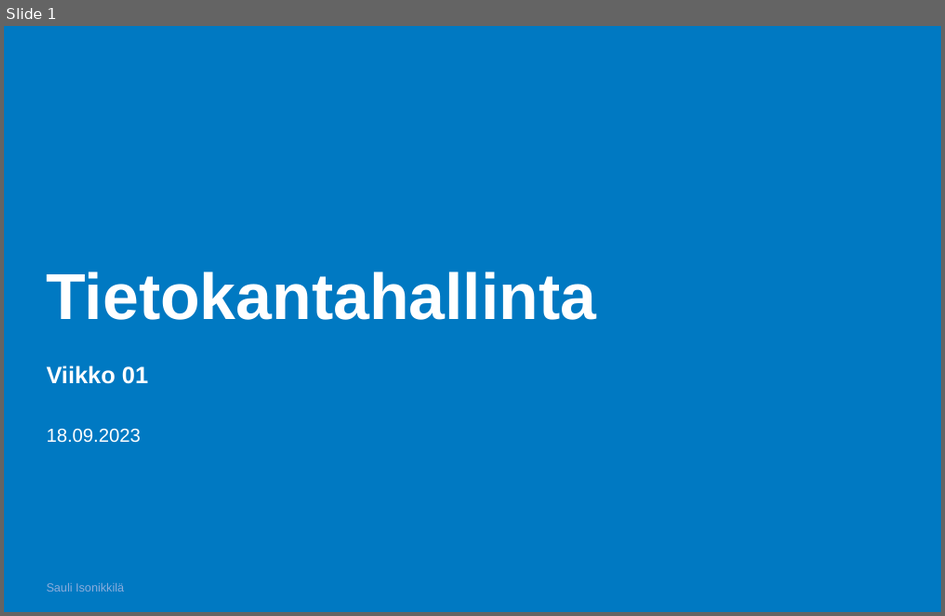
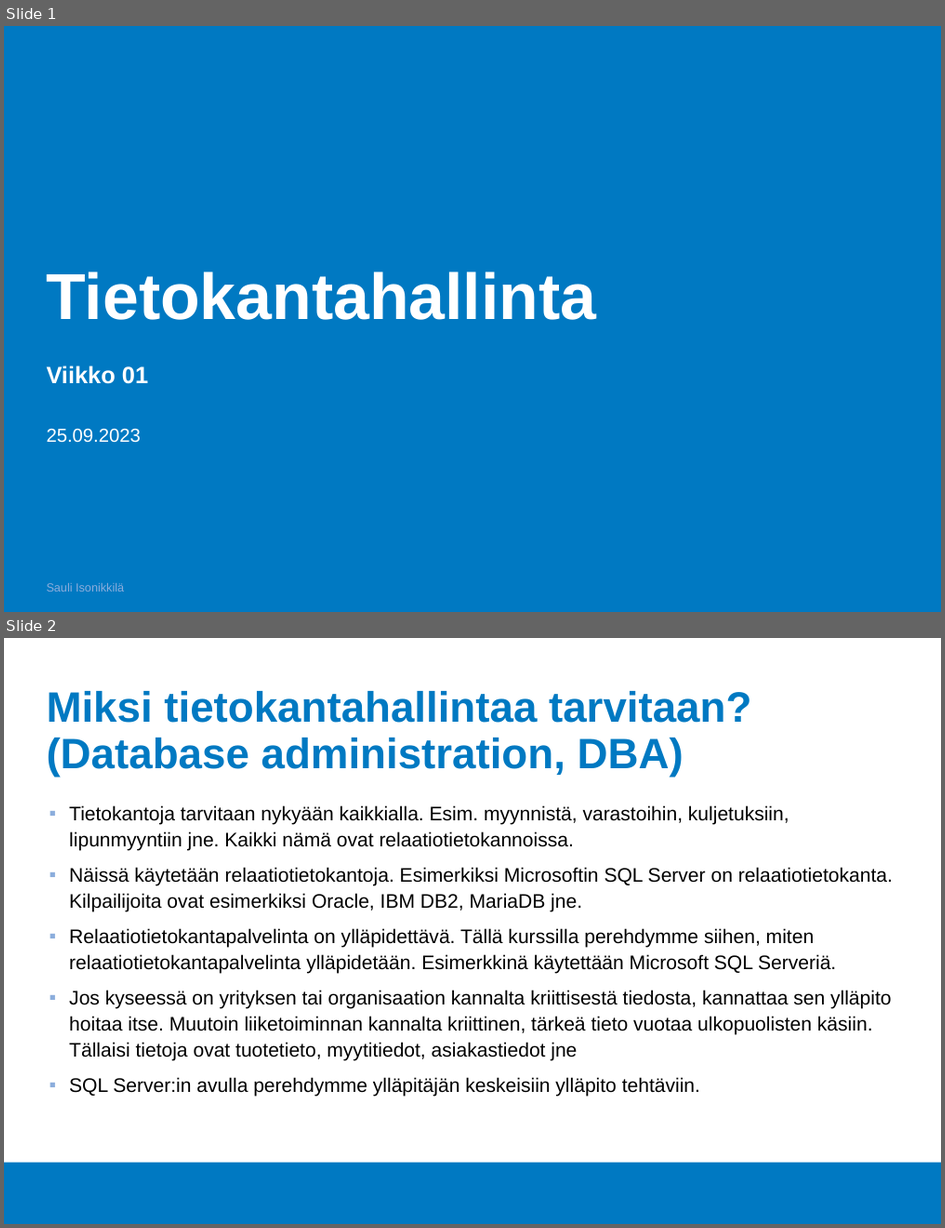
Before and after one commit to Tietokantahallinta/Tietokantahallinta.github.io, a slide deck: luennot/viikko01/Luentokalvot_01.odp. Shown one above the other, each under a label of ours: slide 1 before the commit, slides 1 and 2 after it. The pictures are 945x616 and 945x1228 pixels, drawn with LibreOffice and Linux fonts; fonts in the diff are those of the drawing; background and template pictures are left out. Boxes give left, top, right and bottom in pixels: in the first picture for what was removed or moved away, otherwise in the second. Text is boxed around its words. In the diff, an @@ line names an element or a change of style, - is before the commit and + after.

```diff
--- a/luennot/viikko01/Luentokalvot_01.odp
+++ b/luennot/viikko01/Luentokalvot_01.odp
@@ slide 2 added at (4,638,941,1224), background #FFFFFF; not listed: 1 template element that a slide beside it also shows @@
@@ title added at (47,691,752,777), 36 pt, text #0079C2, bold @@
+Miksi tietokantahallintaa tarvitaan?
+(Database administration, DBA)
@@ text added at (69,805,893,1096), 16.6 pt, text #000000 @@
+▪ Tietokantoja tarvitaan nykyään kaikkialla. Esim. myynnistä, varastoihin, kuljetuksiin, lipunmyyntiin jne. Kaikki nämä ovat relaatiotietokannoissa.
+▪ Näissä käytetään relaatiotietokantoja. Esimerkiksi Microsoftin SQL Server on relaatiotietokanta. Kilpailijoita ovat esimerkiksi Oracle, IBM DB2, MariaDB jne.
+▪ Relaatiotietokantapalvelinta on ylläpidettävä. Tällä kurssilla perehdymme siihen, miten relaatiotietokantapalvelinta ylläpidetään. Esimerkkinä käytettään Microsoft SQL Serveriä.
+▪ Jos kyseessä on yrityksen tai organisaation kannalta kriittisestä tiedosta, kannattaa sen ylläpito hoitaa itse. Muutoin liiketoiminnan kannalta kriittinen, tärkeä tieto vuotaa ulkopuolisten käsiin. Tällaisi tietoja ovat tuotetieto, myytitiedot, asiakastiedot jne
+▪ SQL Server:in avulla perehdymme ylläpitäjän keskeisiin ylläpito tehtäviin.
@@ slide 1 changed as well @@
@@ text at (47,429,141,443): text changed @@
-18.09.2023
+25.09.2023
```
Also in this commit, not shown: 1 other slide changed, 6 other slides added, 2 slides removed, 5 other files.
